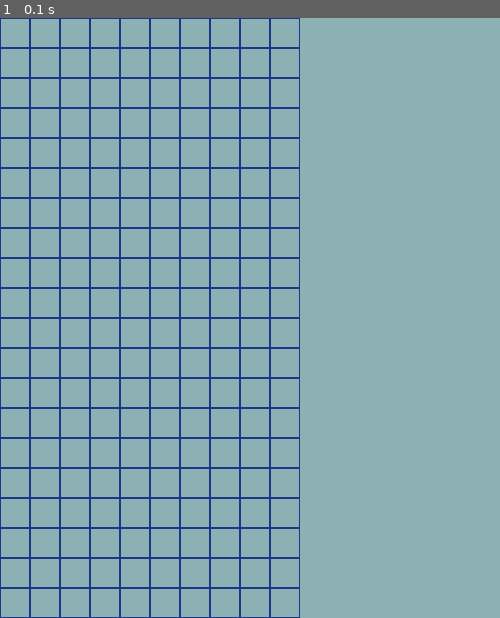
Above: before the commit, frame 1.
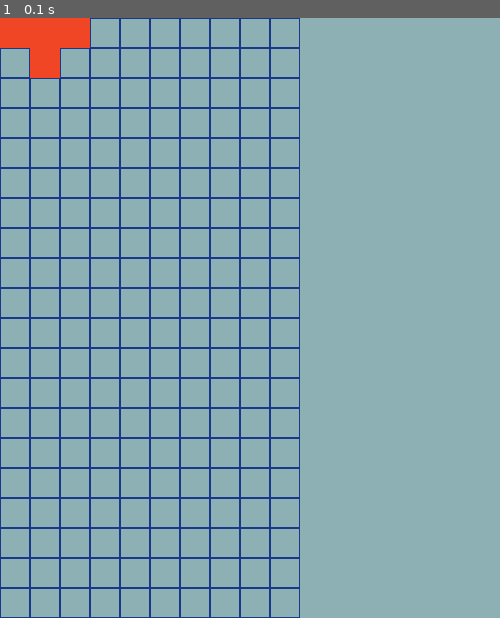
Above: after the commit, the same moment.

Repository: AngelHeart91/TetrisPygame
Game: pygame game, started from main.py
Same seed, same stepped clock (60 frames per second), same inputs: the game is played once before the commit and once after it.
Inputs:
- Up to frame 1 (0.1 s): no input

The runs differ from the first frame. In frame 1, 1.2% of the frame differs, in the area x 0-18%, y 0-10%.

Commit message:
add tetromino class and display on the grid

Diff:
--- /dev/null
+++ b/game/tetromino.py
@@ -0,0 +1,22 @@
+import random,pygame
+
+class Tetromino:
+    shape = [
+        [[1, 1, 1, 1], [0, 0, 0, 0]],  # shape straight
+        [[1, 1, 0, 0], [1, 1, 0, 0]],  # shape square
+        [[1, 1, 1, 0], [1, 0, 0, 0]],  # shape L
+        [[1, 1, 1, 0], [0, 1, 0, 0]],  # shape T
+        [[1, 1, 0, 0], [0, 1, 1, 0]]   # shape skew
+    ]
+    def __init__(self):
+        self.shape = random.choice(Tetromino.shape)
+        self.x = 0
+        self.y = 0
+        self.rotation = 0
+
+    def draw_tetromino(self, screen, cell_size):
+        for i in range(len(self.shape)):
+            for j in range(len(self.shape[i])):
+                if self.shape[i][j] == 1:
+                    rect_tetromino = pygame.Rect(j * cell_size, i * cell_size, cell_size, cell_size)
+                    pygame.draw.rect(screen, pygame.Color('#F04626'), rect_tetromino)
--- a/main.py
+++ b/main.py
@@ -1,6 +1,7 @@
 import pygame, sys
 
-from game.Grid import Grid
+from game.grid import Grid
+from game.tetromino import Tetromino
 
 pygame.init()
 screen = pygame.display.set_mode((500, 600))    #screen display size
@@ -8,6 +9,7 @@
 
 game_on = True
 grid = Grid()
+tetromino = Tetromino()
 
 while game_on:
     for event in pygame.event.get():
@@ -16,4 +18,5 @@
             sys.exit()
     screen.fill('#8DB0B5')
     grid.draw_grid(screen)
+    tetromino.draw_tetromino(screen, grid.cell_size)
     pygame.display.update()
Not shown, changed: README.md
Empty file removed: game/Tetromino.py
Renamed: game/Grid.py -> game/grid.py
